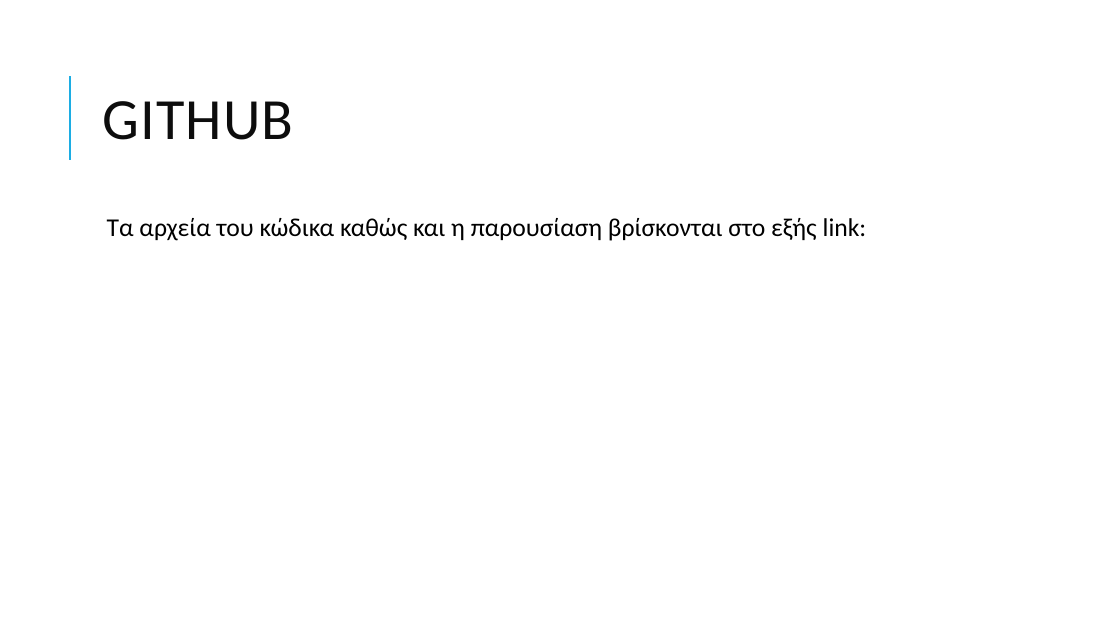
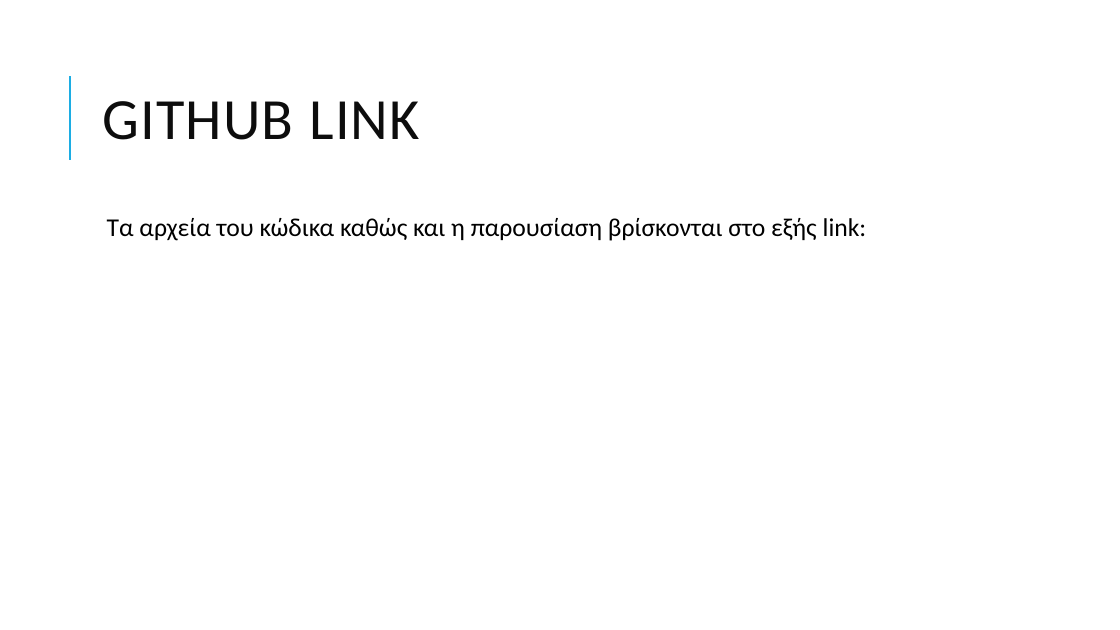
Before and after one commit to grgmyl/Ns3Project, a slide deck: slide 12 of Presentations/Ns-3_presentation_F.pptx (slide 13 before the commit). Drawn at 1120x630 pixels with LibreOffice and Linux fonts; fonts in the diff are those of the drawing. Boxes give left, top, right and bottom in pixels: in the first picture for what was removed or moved away, otherwise in the second. Text is boxed around its words. In the diff, an @@ line names an element or a change of style, - is before the commit and + after.

```diff
--- a/Presentations/Ns-3_presentation_F.pptx
+++ b/Presentations/Ns-3_presentation_F.pptx
@@ title at (102, 101, 420, 140): text changed @@
-GITHUB
+GITHUB LINK
```
Also in this commit, not shown: 8 other slides changed, 1 slide removed.
